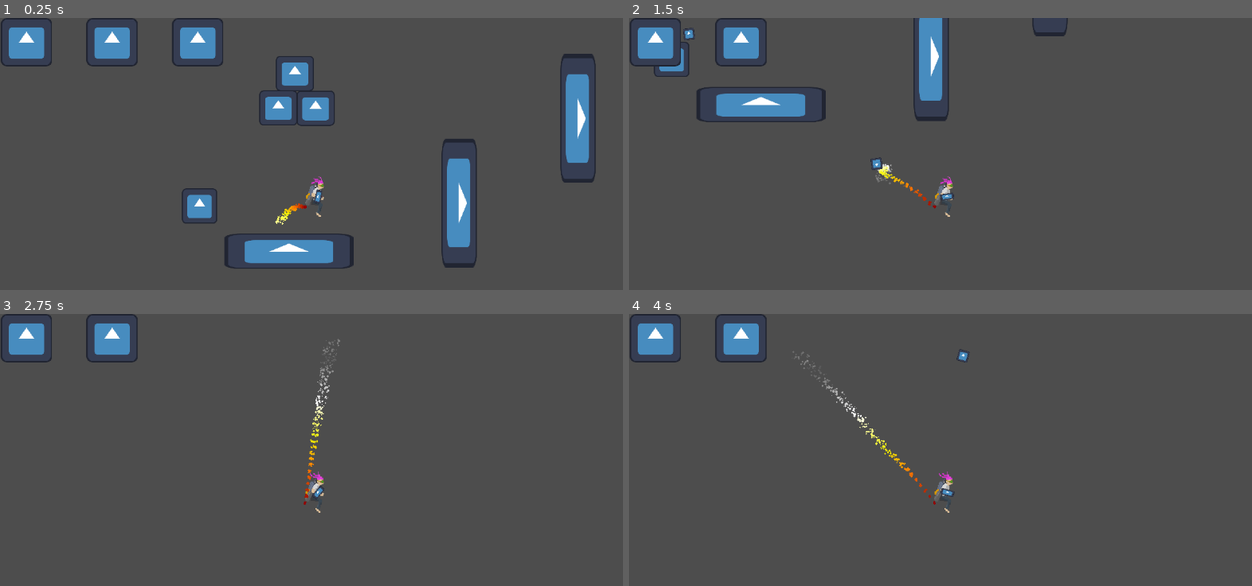
Above: before the commit, frames 1-4 (two rows, left to right).
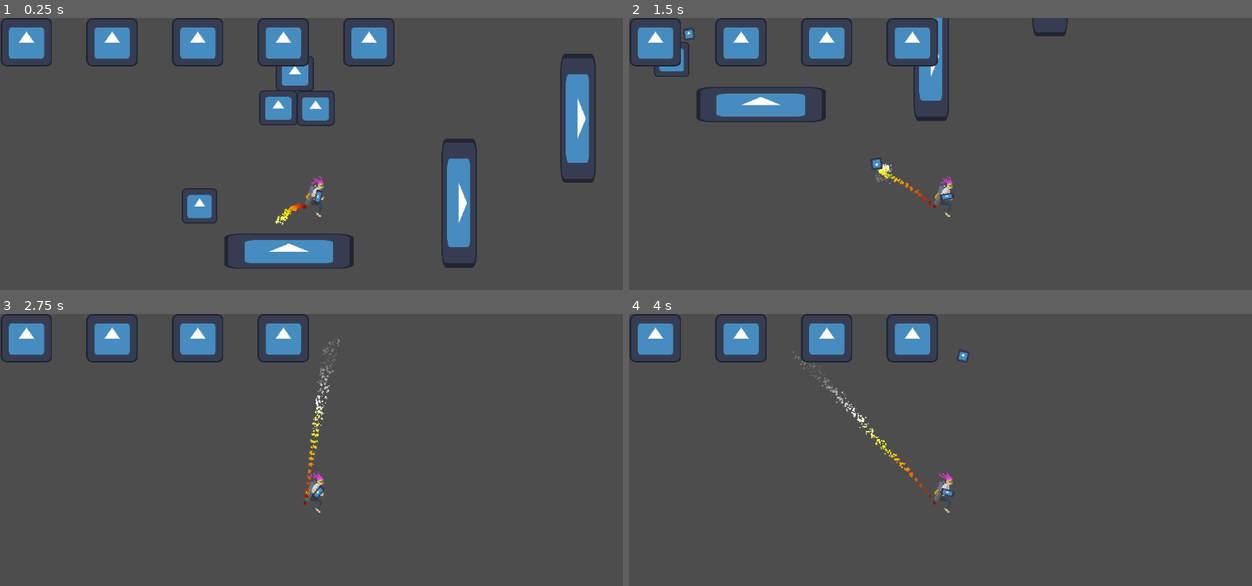
Above: after the commit, the same moments.

Repository: Sn0wy8/Haven
Game: Godot game, scene res://Scenes/main.tscn
The game is run twice, just before and just after one commit, with the same random seed, the same clock (stepped at 60 frames per second) and the same inputs. The engine's default icon, where the game draws it, is replaced by a stand-in: a white triangle on a blue panel in a dark square.
Inputs (mouse positions are in pixels of both pictures, inside the frame that each line leads up to):
- Up to frame 1 (0.25 s): no input
- Up to frame 2 (1.5 s): move the mouse to (1090, 178) at 0.52 s; hold D (RIGHT) from 0.53 s (still down); click (1090, 178) at 0.6 s; tap W (UP) at 0.77 s; move the mouse to (822, 213) at 1.27 s; click (822, 213) at 1.35 s
- Up to frame 3 (2.75 s): tap W (UP) at 1.52 s; move the mouse to (380, 414) at 2.02 s; release D (RIGHT) at 2.03 s; hold A (LEFT) from 2.03 s (still down); click (380, 414) at 2.1 s
- Up to frame 4 (4 s): move the mouse to (915, 564) at 2.77 s; release A (LEFT) at 2.78 s; hold D (RIGHT) from 2.78 s (still down); click (915, 564) at 2.85 s; tap W (UP) at 3.02, 3.77 s; move the mouse to (1139, 545) at 3.52 s; click (1139, 545) at 3.6 s

The runs differ from the first frame. In frame 1, 1.7% of the frame differs, in the area x 41-64%, y 0-18%; in frame 2, 1.7%, in the area x 27-50%, y 0-18%; in frame 3, 1.7%; in frame 4, 1.7%.

Commit message:
5 hearts

Diff:
--- a/haven/Scenes/player.tscn
+++ b/haven/Scenes/player.tscn
@@ -78,7 +78,7 @@
 [node name="AnimatedSprite2D" type="AnimatedSprite2D" parent="." unique_id=1555473064]
 scale = Vector2(3, 3)
 sprite_frames = SubResource("SpriteFrames_yf5fn")
-frame_progress = 0.5495678
+frame_progress = 0.54027575
 
 [node name="CPUParticles2D" type="CPUParticles2D" parent="." unique_id=94178950]
 position = Vector2(-47, 34)
@@ -152,6 +152,24 @@
 scale = Vector2(0.7265625, 0.6875)
 texture = ExtResource("2_vgqql")
 
+[node name="heart4" type="TextureRect" parent="health_bar/HBoxContainer" unique_id=602490956]
+custom_minimum_size = Vector2(150.305, 0)
+layout_mode = 2
+
+[node name="heart" type="Sprite2D" parent="health_bar/HBoxContainer/heart4" unique_id=813835329]
+position = Vector2(48, 44)
+scale = Vector2(0.7265625, 0.6875)
+texture = ExtResource("2_vgqql")
+
+[node name="heart5" type="TextureRect" parent="health_bar/HBoxContainer" unique_id=949393369]
+custom_minimum_size = Vector2(150.305, 0)
+layout_mode = 2
+
+[node name="heart" type="Sprite2D" parent="health_bar/HBoxContainer/heart5" unique_id=1755836210]
+position = Vector2(48, 44)
+scale = Vector2(0.7265625, 0.6875)
+texture = ExtResource("2_vgqql")
+
 [node name="health_timer" type="Timer" parent="." unique_id=263033467]
 
 [connection signal="timeout" from="health_timer" to="." method="_on_health_timer_timeout"]
--- a/haven/Scripts/player.gd
+++ b/haven/Scripts/player.gd
@@ -1,7 +1,7 @@
 extends CharacterBody2D
 class_name main_player
 
-var health = 3
+var health = 5
 var player_safe = false
 var time_safe : float = 0.5
 var hearts_list : Array [TextureRect]
@@ -72,9 +72,9 @@
 			player_safe = true
 			update_heart_display()
 			$health_timer.start()
+			if  health == 0:
+				print("DEAD")
 
-		if  health == 0:
-			print("DEAD")
 
 func update_heart_display():
 	for i in range(hearts_list.size()):
